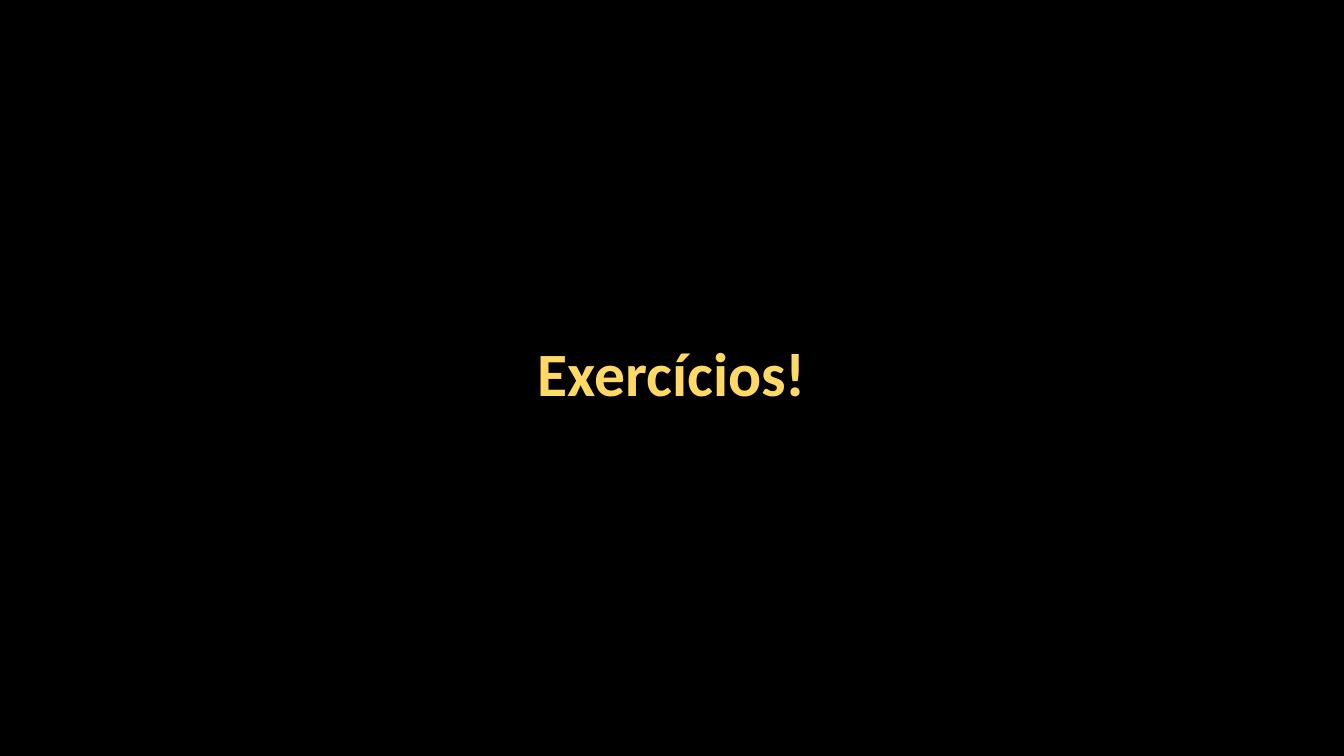
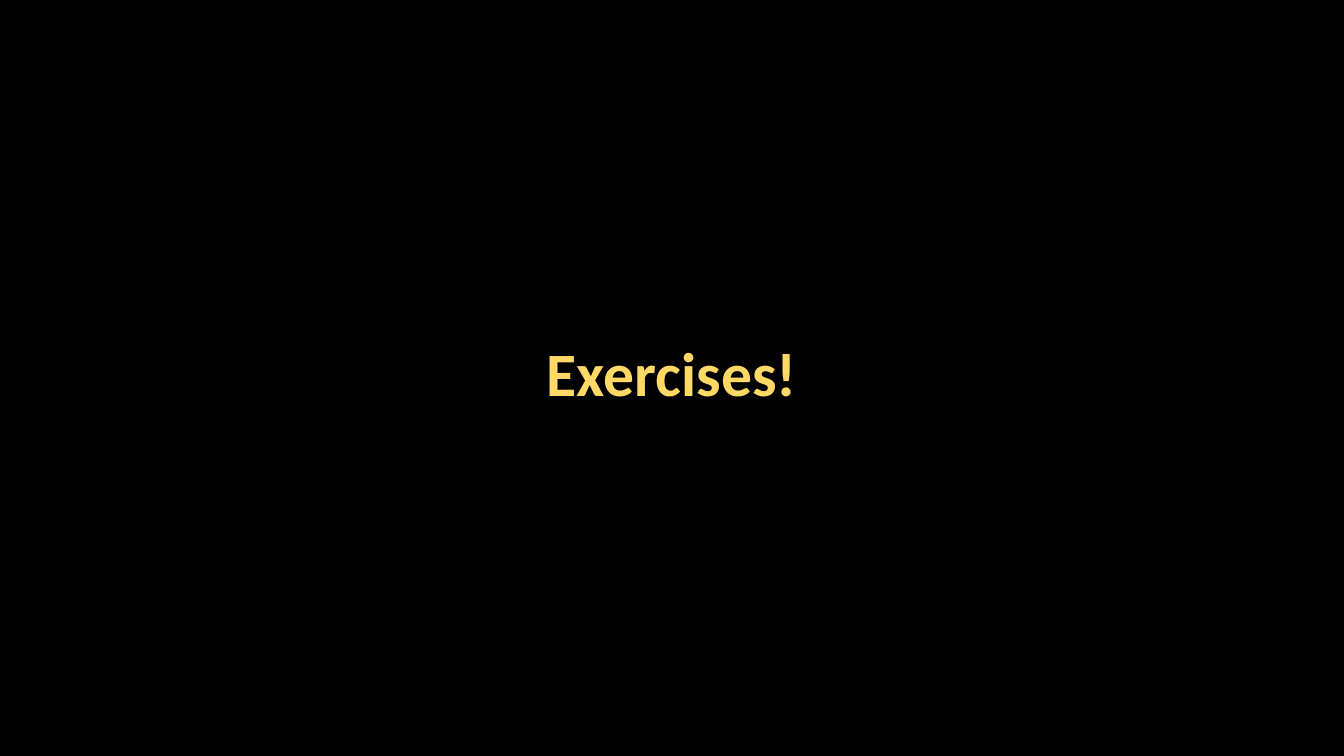
Before and after one commit to Java-Mooc/Advanced-Java, a slide deck: slide 5 of PPT/en/PPT3_-_JSON_XML_and_APIs.pptx. Drawn at 1344x756 pixels with LibreOffice and Linux fonts; fonts in the diff are those of the drawing. Boxes give left, top, right and bottom in pixels: in the first picture for what was removed or moved away, otherwise in the second. Text is boxed around its words. In the diff, an @@ line names an element or a change of style, - is before the commit and + after.

```diff
--- a/PPT/en/PPT3_-_JSON_XML_and_APIs.pptx
+++ b/PPT/en/PPT3_-_JSON_XML_and_APIs.pptx
@@ title at <box>547,352,797,397</box>: text changed @@
-Exercícios!
+Exercises!
```
Also in this commit, not shown: 4 other slides changed, 31 other files.
